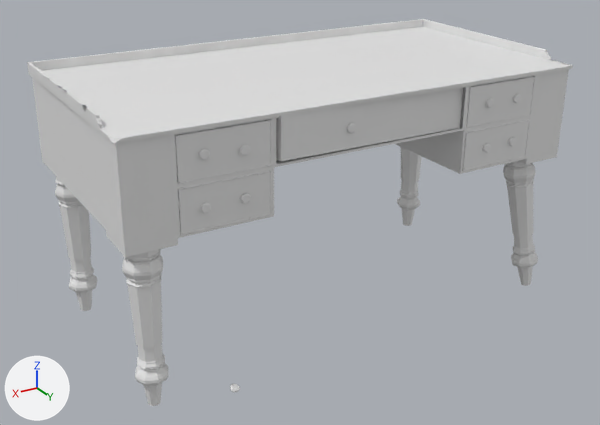
The Blender file models/present/table_broken.blend as it was, and as the next commit left it.
One viewpoint serves both versions: a 50 mm camera at (1.421, 2.328, 1.507) aimed at (0.042, 0.029, 0.357). Arrows for +X, +Y and +Z are at lower left; the lights stay in place. The picture after the commit comes second.

Names of what the first picture shows: 'Knobs', 'leg_l_front', 'table_drawers_,middle', 'table_drawers_bottom', 'table_drawers_top', 'table_structure', 'table_top_broken'.
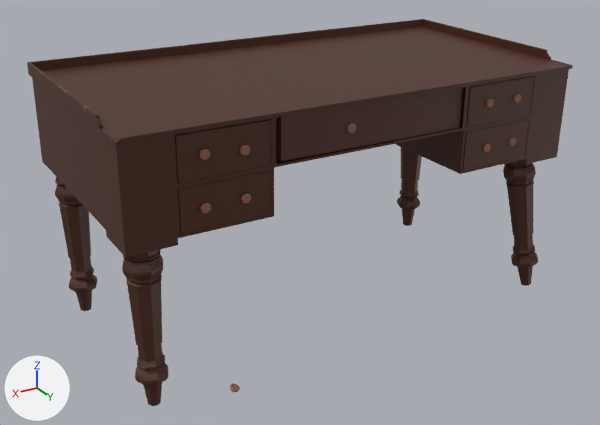
Commit message: Added colors to all the different materials

Changed parts and their boxes (x1, y1, x2, y2) in the pictures (600 x 425 px):
'table_top_broken', recoloured (white to brown)
    both: (27, 19, 573, 143)
'table_structure', recoloured (white to brown)
    both: (32, 69, 569, 257)
'leg_l_front', recoloured
    both: (55, 147, 538, 406)
'table_drawers_,middle', recoloured (white to brown)
    both: (270, 88, 463, 161)
'table_drawers_top', recoloured (white to brown)
    both: (175, 76, 535, 184)
'table_drawers_bottom', recoloured (white to brown)
    both: (178, 120, 530, 235)
'Knobs', recoloured
    both: (199, 94, 521, 392)
part 1 of me_cube_007, reshaped
    before: (423, 20, 573, 85)
part 2 of me_cube_007, built on
    before: (28, 46, 276, 143)
part 3 of me_cube_007, recoloured
    before: (27, 19, 570, 143)

The edits, one by one:
Material 'Material' (mat_material) changes colour from white #e7e7e7 to brown #9b6551; in linear values from (0.8, 0.8, 0.8) to (0.328, 0.131, 0.0825).
In material 'Material' (mat_material), metallic goes from 0.0 to 0.261.
In material 'Material' (mat_material), roughness goes from 0.5 to 0.667.
Material 'Wood inside' (mat_wood_inside) is new.
Its base color is (0.153, 0.086, 0.0197) (brown #6d5326).
Material 'Wood' (mat_wood) is new.
Its base color is (0.0715, 0.0182, 0.00704) (brown #4c2514).
me_cube has 95 vertices, 76 faces and spans x -2.0..2.03, y -1.0..1.02, z 0.31..1.12.
me_cube no longer uses material mat_material (white #e7e7e7).
me_cube gains material mat_wood (brown #4c2514).
me_cylinder has 1540 vertices, 1524 faces and spans x -1.19..0.41, y -0.39..0.39, z -0.4..0.15.
me_cylinder gains material mat_wood (brown #4c2514).
me_cube_001 has 38 vertices, 24 faces, 2 loose edges and spans x -0.36..0.36, y -1.43..0.33, z 0.02..0.36.
me_cube_001 no longer uses material mat_material (white #e7e7e7).
me_cube_001 gains material mat_wood (brown #4c2514).
me_cube_002 has 80 vertices, 50 faces and spans x -0.36..2.88, y -1.43..0.33, z -0.36..-0.02.
me_cube_002 no longer uses material mat_material (white #e7e7e7).
me_cube_002 gains material mat_wood (brown #4c2514).
me_cube_004 has 28 vertices, 25 faces and spans x -0.86..0.86, y -1.44..0.32, z -0.16..0.18.
me_cube_004 no longer uses material mat_material (white #e7e7e7).
me_cube_004 gains material mat_wood (brown #4c2514).
me_cube_007 is used by ob_table_top_broken; location (0.001, -0.001, 0.398); rotation (-0.00294, -0.00667, 0.0000176), in degrees (-0.2, -0.4, 0); scale (0.4, 0.4, 0.4).
me_cube_007 had 527 vertices, 566 faces and spanned x -2.03..2.03, y -1.01..1.02, z 1.12..1.23.
me_cube_007 now has 725 vertices, 699 faces and spans x -2.03..2.03, y -1.01..1.02, z 1.12..1.23.
Part 1, on me_cube_007:
3 vertices are removed from x -2.03..-2.0, y 1.01..1.02, z 1.12..1.15.
15 faces are deleted.
25 new faces join them, mat_wood (brown #4c2514).
Part 2, on me_cube_007:
1 vertex is removed from x 2.0, y 1.02, z 1.12.
26 faces are deleted.
192 vertices are added at x 2.0..2.03, y -0.62..0.53, z 1.16..1.22.
5 new vertices lie (0.0, -0.06, 0.0) away from vertices in x 2.0..2.02, y -0.31..0.44, z 1.22.
5 new vertices lie (0.0, -0.04, 0.0) away from vertices in x 2.0..2.03, y -0.48..0.26, z 1.17..1.22.
140 new faces join them, mat_wood (brown #4c2514).
6 new faces join them, mat_wood_inside (brown #6d5326).
me_cube_007 part 3: 528 faces spanning x -2.03..2.03, y -1.01..1.02, z 1.12..1.23 switch from mat_material (white #e7e7e7) to mat_wood (brown #4c2514).
me_cube_007 gains material mat_wood_inside (brown #6d5326).
